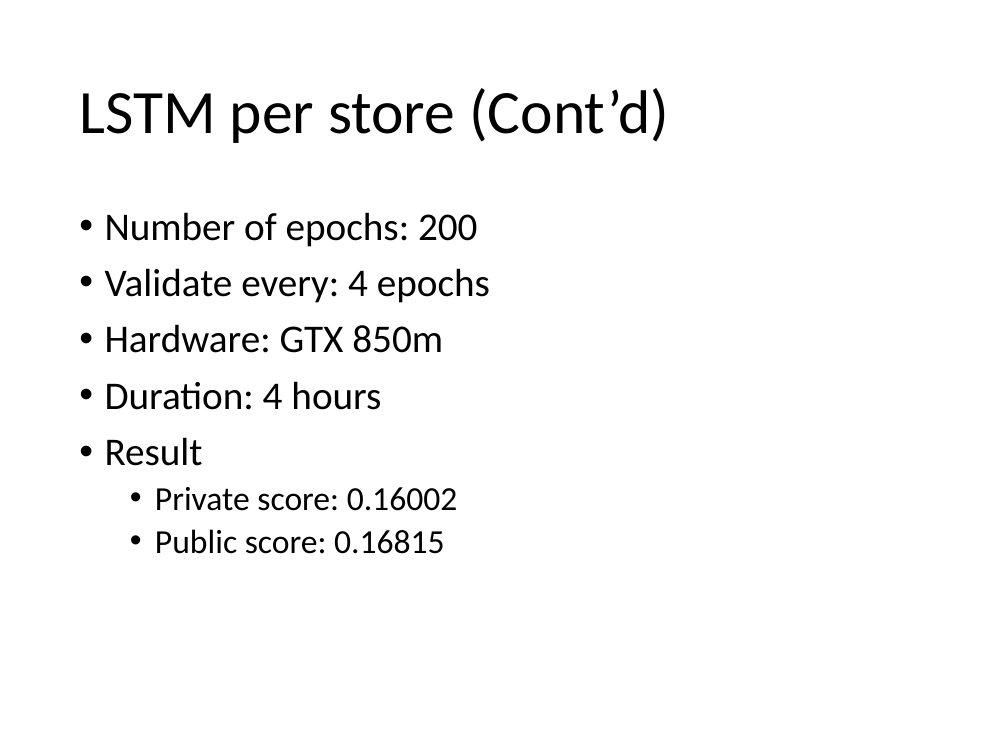
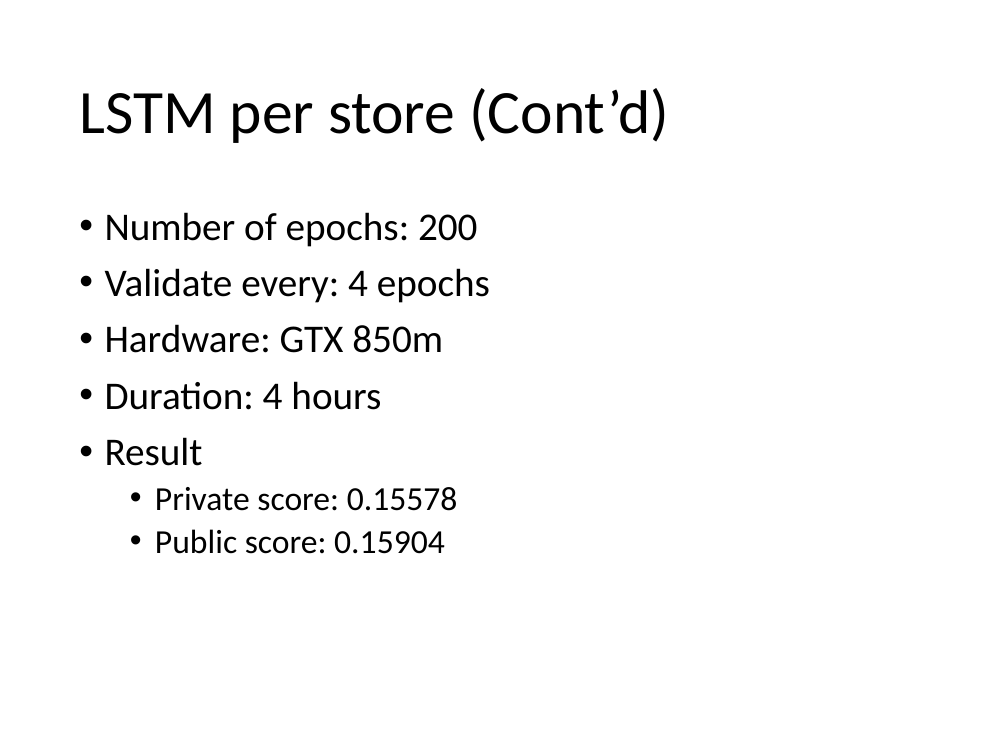
Before and after one commit to Stefan0010/CZ4041, a slide deck: slide 7 of slides/main.pptx. Drawn at 1008x756 pixels with LibreOffice and Linux fonts; fonts in the diff are those of the drawing. Boxes give left, top, right and bottom in pixels: in the first picture for what was removed or moved away, otherwise in the second. Text is boxed around its words. In the diff, an @@ line names an element or a change of style, - is before the commit and + after.

Commit message:
Update result

```diff
--- a/slides/main.pptx
+++ b/slides/main.pptx
@@ text at (155,487,458,554): text changed @@
-  • Private score: 0.16002
-  • Public score: 0.16815
+  • Private score: 0.15578
+  • Public score: 0.15904
```
